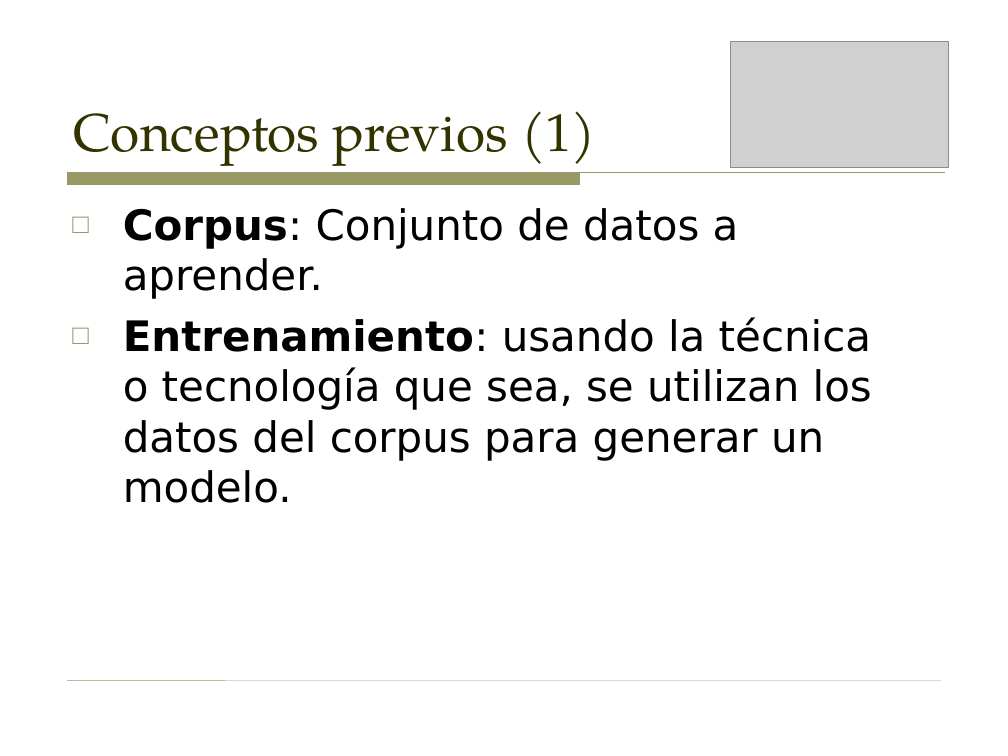
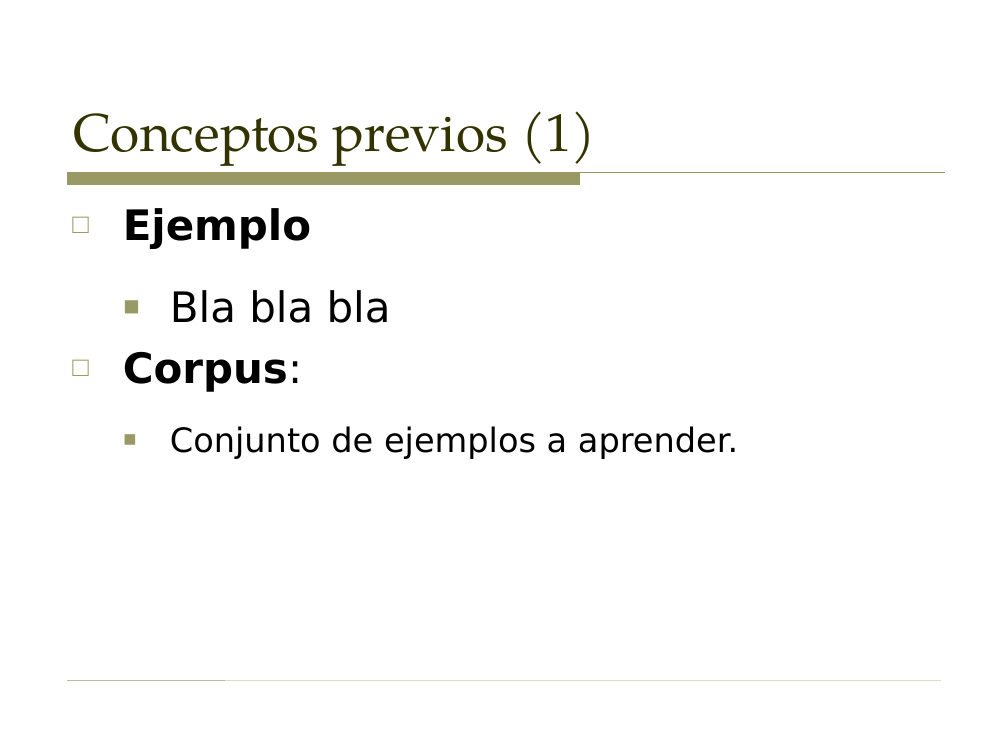
Before and after one commit to sergarb1/TallerAprendizajeAutomaticoPython, a slide deck: slide 6 of Taller - Introduccion al aprendizaje automatico (Supervisado y no supervisado).odp (slide 5 before the commit). Drawn at 1008x756 pixels with LibreOffice and Linux fonts; fonts in the diff are those of the drawing; grey boxes stand for pictures. Boxes give left, top, right and bottom in pixels: in the first picture for what was removed or moved away, otherwise in the second. Text is boxed around its words. In the diff, an @@ line names an element or a change of style, - is before the commit and + after.

```diff
--- a/Taller - Introduccion al aprendizaje automatico (Supervisado y no supervisado).odp
+++ b/Taller - Introduccion al aprendizaje automatico (Supervisado y no supervisado).odp
@@ picture removed at [730,41,949,167] @@
@@ text at [123,208,738,459]: text changed; size 30 to 24 pt @@
-□ Corpus: Conjunto de datos a aprender.
-□ Entrenamiento: usando la técnica o tecnología que sea, se utilizan los datos del corpus para generar un modelo.
+□ Ejemplo
+  ■ Bla bla bla
+□ Corpus:
+  ■ Conjunto de ejemplos a aprender.
```
Also in this commit, not shown: 19 other slides changed, 16 slides added, 1 other file.
